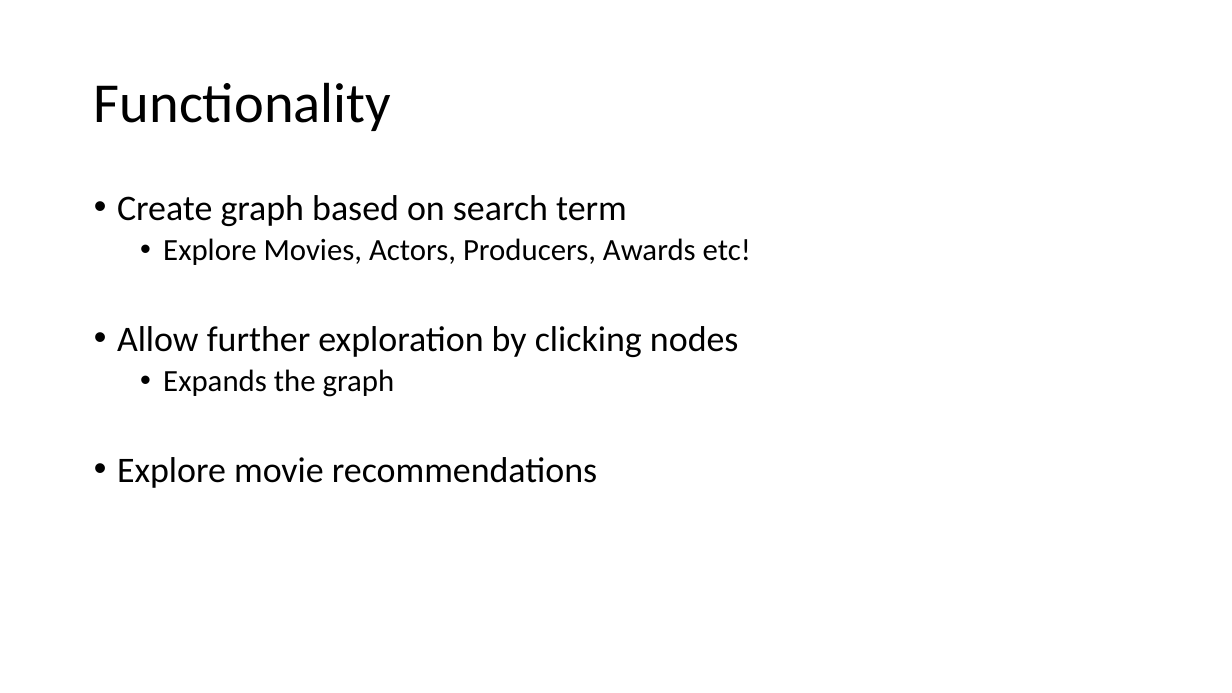
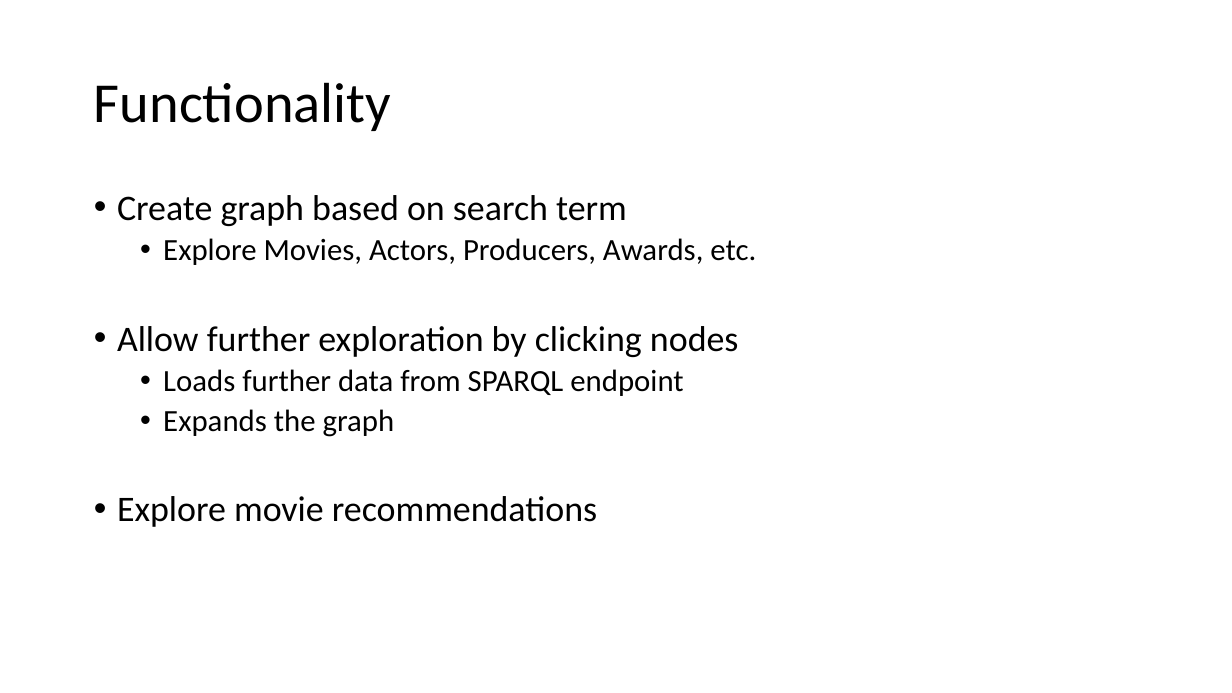
Before and after one commit to mathiasmoeller/LinkedMovieApp, a slide deck: slide 4 of Linked Movie Exploration Graph.pptx (slide 3 before the commit). Drawn at 1232x693 pixels with LibreOffice and Linux fonts; fonts in the diff are those of the drawing; background and template pictures are left out. Boxes give left, top, right and bottom in pixels: in the first picture for what was removed or moved away, otherwise in the second. Text is boxed around its words. In the diff, an @@ line names an element or a change of style, - is before the commit and + after.

```diff
--- a/Linked Movie Exploration Graph.pptx
+++ b/Linked Movie Exploration Graph.pptx
@@ text at (163, 238, 756, 265): text changed @@
-  • Explore Movies, Actors, Producers, Awards etc!
+  • Explore Movies, Actors, Producers, Awards, etc.
@@ text at (163, 369, 683, 396): paragraph added @@
+  • Loads further data from SPARQL endpoint
```
Also in this commit, not shown: 5 other slides changed.
